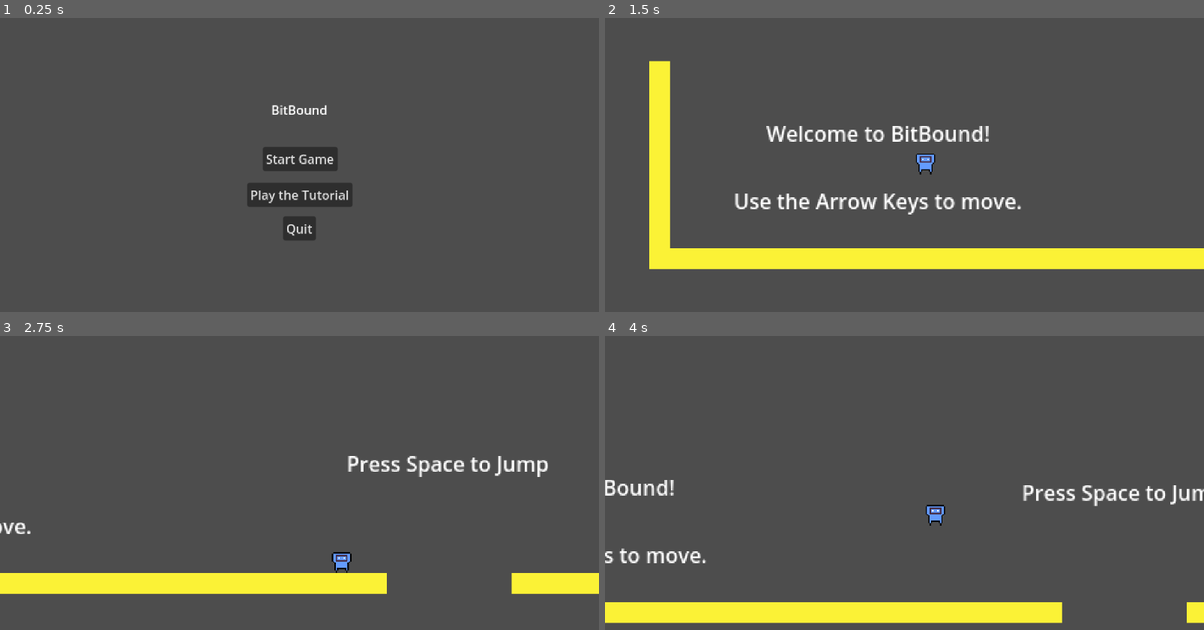
Above: before the commit, frames 1-4 (two rows, left to right).
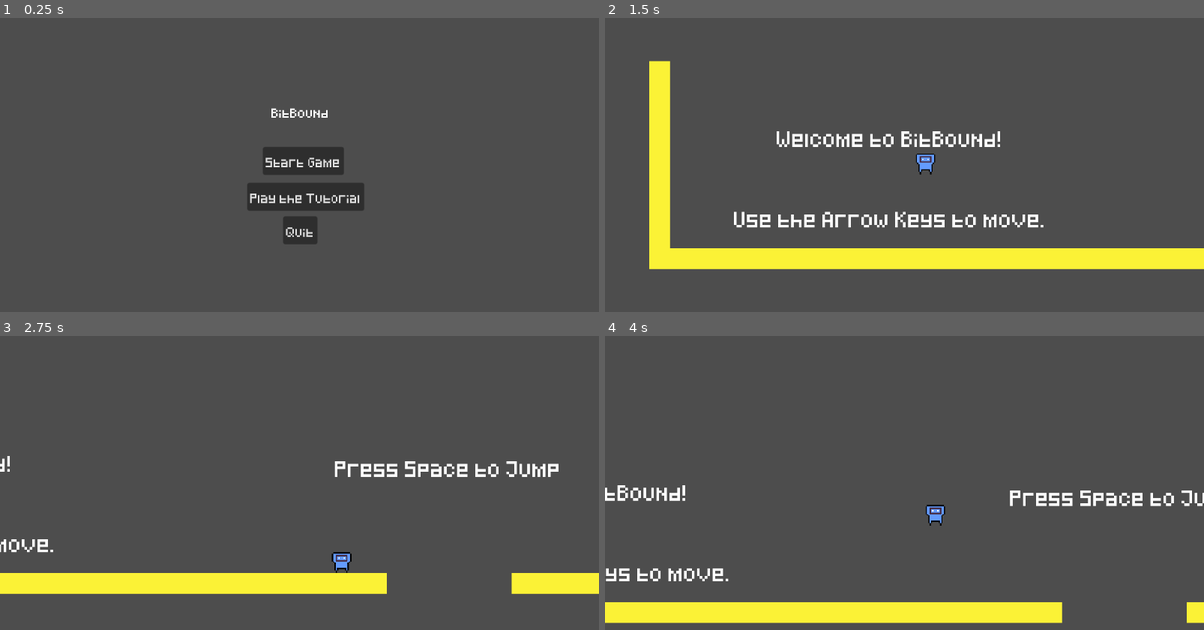
Above: after the commit, the same moments.

Repository: patchydev/bitbound
Game: Godot game, scene res://scenes/main_menu.tscn
The game is run twice, just before and just after one commit, with the same random seed, the same clock (stepped at 60 frames per second) and the same inputs.
Inputs:
- Up to frame 1 (0.25 s): no input
- Up to frame 2 (1.5 s): click "Play the Tutorial" at 0.5 s; tap Space at 1.25 s; hold Right (ui_right) from 1.28 s (still down)
- Up to frame 3 (2.75 s): keep holding Right (ui_right); tap Enter (ui_accept) at 1.52, 2.27 s; tap Space at 2 s
- Up to frame 4 (4 s): tap Space at 2.75, 3.5 s; release Right (ui_right) at 2.78 s; hold Left (ui_left) 2.78-3.53 s; hold Right (ui_right) from 3.53 s (still down); tap Enter (ui_accept) at 3.77 s

The runs differ from the first frame. In frame 1, 1.7% of the frame differs, in the area x 41-61%, y 29-77%; in frame 2, 3.8%, in the area x 21-74%, y 36-72%; in frame 3, 1.7%; in frame 4, 2.4%.

Commit message:
more stuff

Diff:
--- /dev/null
+++ b/default_theme.tres
@@ -0,0 +1,7 @@
+[gd_resource type="Theme" load_steps=2 format=3 uid="uid://ke3xvv42u51i"]
+
+[ext_resource type="FontFile" uid="uid://c0y2v8yfggb4r" path="res://assets/Pixeled.ttf" id="1_e7bfs"]
+
+[resource]
+default_font = ExtResource("1_e7bfs")
+default_font_size = 10
--- a/project.godot
+++ b/project.godot
@@ -19,6 +19,10 @@
 
 SaveManager="*res://scripts/global/save_manager.gd"
 
+[gui]
+
+theme/custom="uid://ke3xvv42u51i"
+
 [rendering]
 
 textures/canvas_textures/default_texture_filter=0
--- a/scenes/initial_game.tscn
+++ b/scenes/initial_game.tscn
@@ -24,7 +24,8 @@
 script = ExtResource("3_5xjop")
 
 [node name="Camera2D" type="Camera2D" parent="."]
-zoom = Vector2(3, 3)
+position = Vector2(-8, -40)
+zoom = Vector2(2.5, 2.5)
 
 [node name="TileMapLayer" type="TileMapLayer" parent="."]
 tile_map_data = PackedByteArray("AAD//wAAAAAAAAAAAAAAAAAAAAAAAAAAAAABAAAAAAAAAAAAAAACAAAAAAAAAAAAAAADAAAAAAABAAAAAAAEAAAAAAABAAAAAAAFAAAAAAABAAAAAAA=")
--- a/scenes/main_menu.tscn
+++ b/scenes/main_menu.tscn
@@ -1,6 +1,7 @@
-[gd_scene load_steps=4 format=3 uid="uid://bv5r5oafhvyew"]
+[gd_scene load_steps=5 format=3 uid="uid://bv5r5oafhvyew"]
 
 [ext_resource type="Script" uid="uid://baadu6yiamwue" path="res://scripts/buttons/start_game_button.gd" id="1_l6cm7"]
+[ext_resource type="FontFile" uid="uid://c0y2v8yfggb4r" path="res://assets/Pixeled.ttf" id="1_wu84c"]
 [ext_resource type="Script" uid="uid://dvl07g3c25dix" path="res://scripts/buttons/tutorial_button.gd" id="2_bqqt6"]
 [ext_resource type="Script" uid="uid://g3q8bytrm570" path="res://scripts/buttons/quit_button.gd" id="2_ekxnf"]
 
@@ -16,6 +17,7 @@
 offset_top = -75.0
 offset_right = 36.0
 offset_bottom = -52.0
+theme_override_fonts/font = ExtResource("1_wu84c")
 text = "BitBound"
 
 [node name="StartGameButton" type="Button" parent="."]
--- a/scenes/pause_menu.tscn
+++ b/scenes/pause_menu.tscn
@@ -5,8 +5,10 @@
 [ext_resource type="Script" uid="uid://g3q8bytrm570" path="res://scripts/buttons/quit_button.gd" id="1_n87rw"]
 
 [node name="PauseMenu" type="Node2D"]
+position = Vector2(0, -64)
 
 [node name="VBoxContainer" type="VBoxContainer" parent="."]
+z_index = 1000
 offset_left = -71.0
 offset_top = -52.0
 offset_right = 83.0
--- a/scenes/tutorial.tscn
+++ b/scenes/tutorial.tscn
@@ -1,6 +1,7 @@
-[gd_scene load_steps=8 format=4 uid="uid://4xbl08mdd0w8"]
+[gd_scene load_steps=9 format=4 uid="uid://4xbl08mdd0w8"]
 
 [ext_resource type="Texture2D" uid="uid://bl8rgeh3vy06" path="res://assets/tileset.png" id="1_8ho6b"]
+[ext_resource type="Script" uid="uid://dqe5qeaokawsy" path="res://scripts/tutorial.gd" id="1_cq4me"]
 [ext_resource type="PackedScene" uid="uid://bgewdxpn2w26q" path="res://scenes/character.tscn" id="2_ph3nu"]
 [ext_resource type="Script" uid="uid://cyrtrb07p66s2" path="res://scripts/character.gd" id="3_ph3nu"]
 [ext_resource type="Script" uid="uid://b60r7godfq6e4" path="res://scripts/tutorial_end_script.gd" id="4_4kmhl"]
@@ -20,6 +21,7 @@
 size = Vector2(88, 20)
 
 [node name="Tutorial" type="Node2D"]
+script = ExtResource("1_cq4me")
 
 [node name="TileMapLayer" type="TileMapLayer" parent="."]
 tile_map_data = PackedByteArray("AAD9/wAAAAAAAAAAAAD+/wAAAAAAAAAAAAD//wAAAAAAAAAAAAAAAAAAAAAAAAAAAAABAAAAAAAAAAAAAAACAA …(1296 unchanged characters)…
--- /dev/null
+++ b/scripts/tutorial.gd
@@ -0,0 +1,28 @@
+extends Node2D
+
+var pause_menu = preload("res://scenes/pause_menu.tscn")
+var pause_menu_instance = null
+
+func _ready() -> void:
+	process_mode = Node.PROCESS_MODE_ALWAYS
+
+func _input(event: InputEvent) -> void:
+	if event.is_action_pressed("ui_cancel"):
+		toggle_pause()
+
+func toggle_pause():
+	if get_tree().paused:
+		resume_game()
+	else:
+		pause_game()
+
+func pause_game():
+	get_tree().paused = true
+	pause_menu_instance = pause_menu.instantiate()
+	add_child(pause_menu_instance)
+
+func resume_game():
+	get_tree().paused = false
+	if pause_menu_instance:
+		pause_menu_instance.queue_free()
+		pause_menu_instance = null
Binary file added: assets/Pixeled.ttf
Not shown, added: assets/Pixeled.ttf.import
Not shown, added: scripts/tutorial.gd.uid
